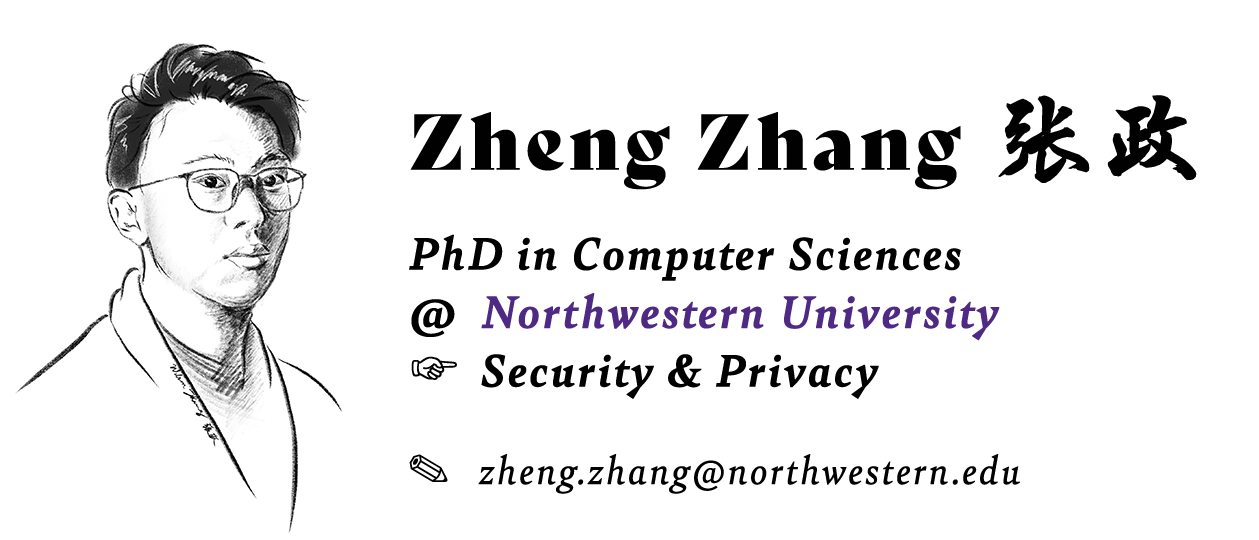
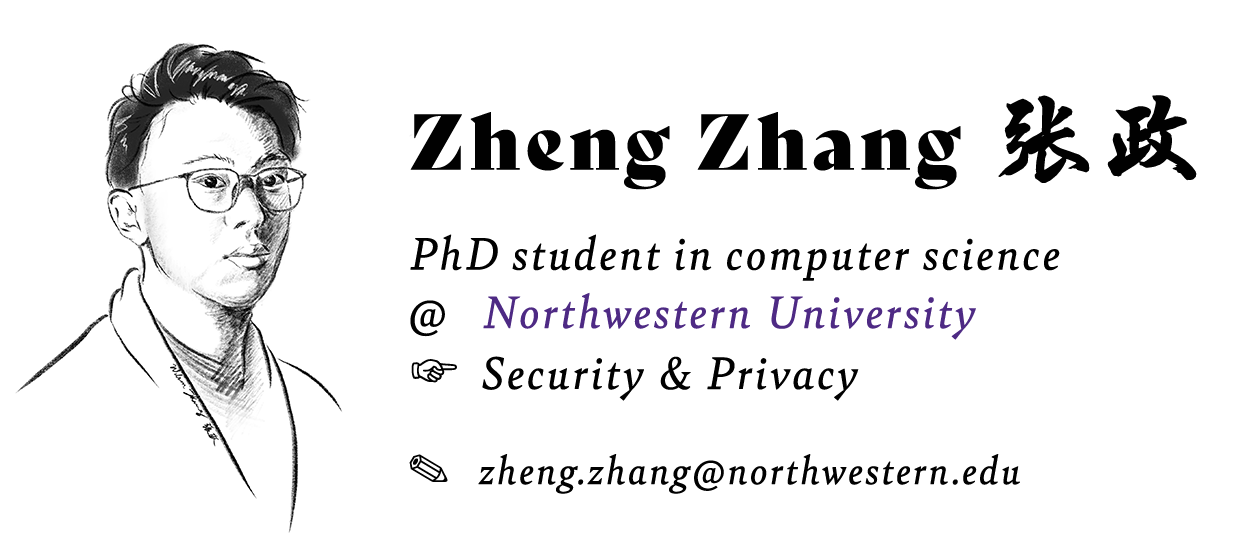
Comparing the layer stacks of the two 1259px x 540px images. Changes:
painted on "position" over [left=409, top=234, right=1060, bottom=401]
